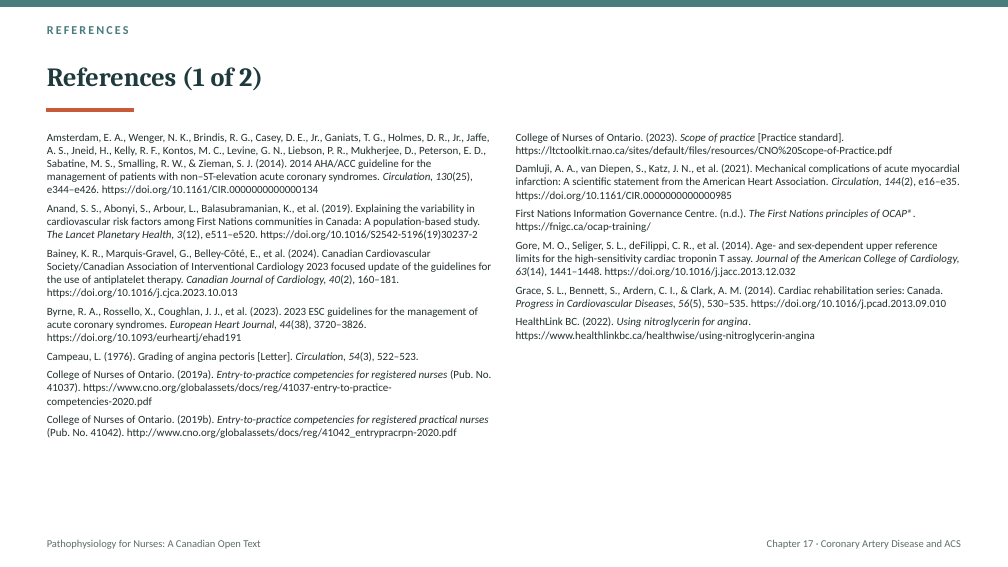
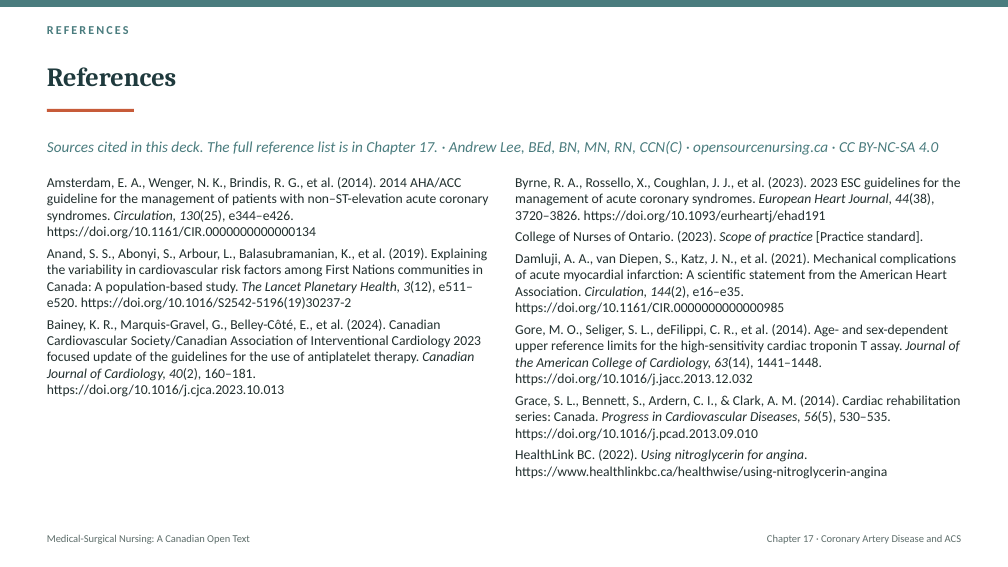
Before and after one commit to andrewleenl/opensourcenursing, a slide deck: slide 37 of Ch17_Coronary_Artery_Disease_and_Acute_Coronary_Syndromes_Lecture_Presentation.pptx (slide 53 before the commit). Drawn at 1008x567 pixels with LibreOffice and Linux fonts; fonts in the diff are those of the drawing. Boxes give left, top, right and bottom in pixels: in the first picture for what was removed or moved away, otherwise in the second. Text is boxed around its words. In the diff, an @@ line names an element or a change of style, - is before the commit and + after.

```diff
--- a/Ch17_Coronary_Artery_Disease_and_Acute_Coronary_Syndromes_Lecture_Presentation.pptx
+++ b/Ch17_Coronary_Artery_Disease_and_Acute_Coronary_Syndromes_Lecture_Presentation.pptx
@@ title at [47, 67, 176, 86]: text changed @@
-References (1 of 2)
+References
@@ text added at [47, 141, 938, 155], 14.5 pt, text #4A7C7E, italic @@
+Sources cited in this deck. The full reference list is in Chapter 17. · Andrew Lee, BEd, BN, MN, RN, CCN(C) · opensourcenursing.ca · CC BY-NC-SA 4.0
@@ text at [47, 177, 488, 239]: text changed; size 10.5 to 13 pt @@
-Amsterdam, E. A., Wenger, N. K., Brindis, R. G., Casey, D. E., Jr., Ganiats, T. G., Holmes, D. R., Jr., Jaffe, A. S., Jneid, H., Kelly, R. F., Kontos, M. C., Levine, G. N., Liebson, P. R., Mukherjee, D., Peterson, E. D., Sabatine, M. S., Smalling, R. W., & Zieman, S. J. (2014). 2014 AHA/ACC guideline for the management of patients with non–ST-elevation acute coronary syndromes. Circulation, 130(25), e344–e426. https://doi.org/10.1161/CIR.0000000000000134
+Amsterdam, E. A., Wenger, N. K., Brindis, R. G., et al. (2014). 2014 AHA/ACC guideline for the management of patients with non–ST-elevation acute coronary syndromes. Circulation, 130(25), e344–e426. https://doi.org/10.1161/CIR.0000000000000134
@@ text "Amsterdam, E. A., Wenger, N. ...": place and size @@
-text "Amsterdam, E. A., Wenger, N. ..." at [47, 133, 492, 438]
+text "Amsterdam, E. A., Wenger, N. ..." at [47, 177, 488, 397]
@@ text at [515, 177, 960, 223]: text changed; size 10.5 to 13 pt @@
-College of Nurses of Ontario. (2023). Scope of practice [Practice standard]. https://ltctoolkit.rnao.ca/sites/default/files/resources/CNO%20Scope-of-Practice.pdf
+Byrne, R. A., Rossello, X., Coughlan, J. J., et al. (2023). 2023 ESC guidelines for the management of acute coronary syndromes. European Heart Journal, 44(38), 3720–3826. https://doi.org/10.1093/eurheartj/ehad191
+College of Nurses of Ontario. (2023). Scope of practice [Practice standard].
@@ text at [515, 177, 960, 479]: paragraph removed @@
-First Nations Information Governance Centre. (n.d.). The First Nations principles of OCAP®. https://fnigc.ca/ocap-training/
@@ text "Byrne, R. A., Rossello, X., ...": place and size @@
-text "Byrne, R. A., Rossello, X., ..." at [516, 133, 960, 341]
+text "Byrne, R. A., Rossello, X., ..." at [515, 177, 960, 479]
@@ text at [47, 248, 487, 397]: size 10.5 to 13 pt in "Anand, S. S., Abonyi, S., Arbour, L., ...", "Bainey, K. R., Marquis-Gravel, G., Belley-Côté, E., ..." @@
@@ text at [515, 253, 960, 479]: size 10.5 to 13 pt in "Damluji, A. A., van Diepen, S., Katz, ...", "Gore, M. O., Seliger, S. L., deFilippi, ...", "Grace, S. L., Bennett, S., Ardern, C. ...", "HealthLink BC. (2022). Using nitroglycerin for angina. ..." @@
@@ text at [47, 307, 492, 438]: paragraphs removed @@
-Byrne, R. A., Rossello, X., Coughlan, J. J., et al. (2023). 2023 ESC guidelines for the management of acute coronary syndromes. European Heart Journal, 44(38), 3720–3826. https://doi.org/10.1093/eurheartj/ehad191
-Campeau, L. (1976). Grading of angina pectoris [Letter]. Circulation, 54(3), 522–523.
-College of Nurses of Ontario. (2019a). Entry-to-practice competencies for registered nurses (Pub. No. 41037). https://www.cno.org/globalassets/docs/reg/41037-entry-to-practice-competencies-2020.pdf
-College of Nurses of Ontario. (2019b). Entry-to-practice competencies for registered practical nurses (Pub. No. 41042). http://www.cno.org/globalassets/docs/reg/41042_entrypracrpn-2020.pdf
@@ text "Medical-Surgical Nursing: A Canadian Open ..." at [47, 534, 250, 544]: vertical alignment middle to top @@
@@ text at [47, 534, 250, 544]: text changed @@
-Pathophysiology for Nurses: A Canadian Open Text
+Medical-Surgical Nursing: A Canadian Open Text
@@ text "Chapter 17 · Coronary Artery ..." at [767, 535, 961, 544]: vertical alignment middle to top @@
```
Also in this commit, not shown: 10 other slides changed, 28 slides added, 44 slides removed, 3 other files.
